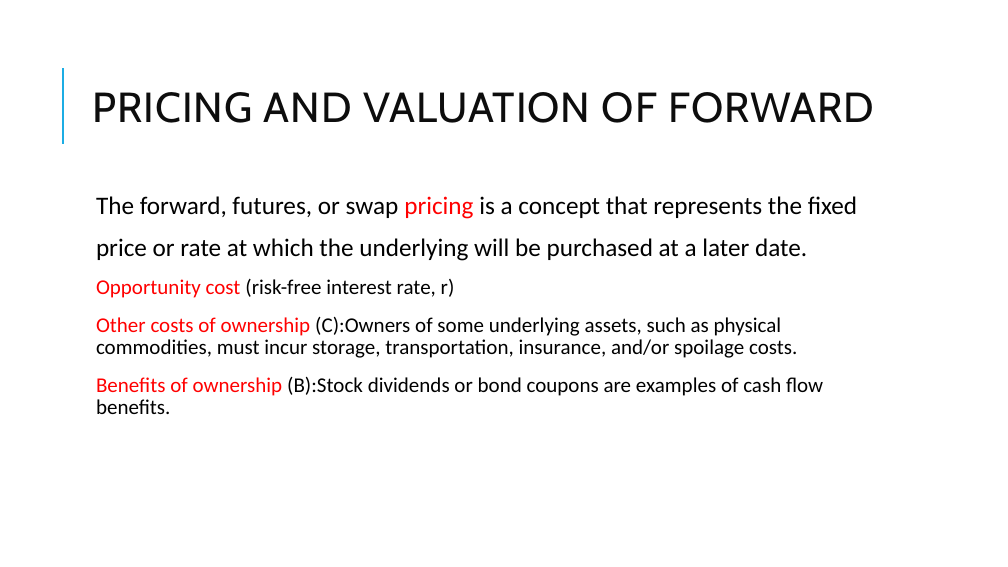
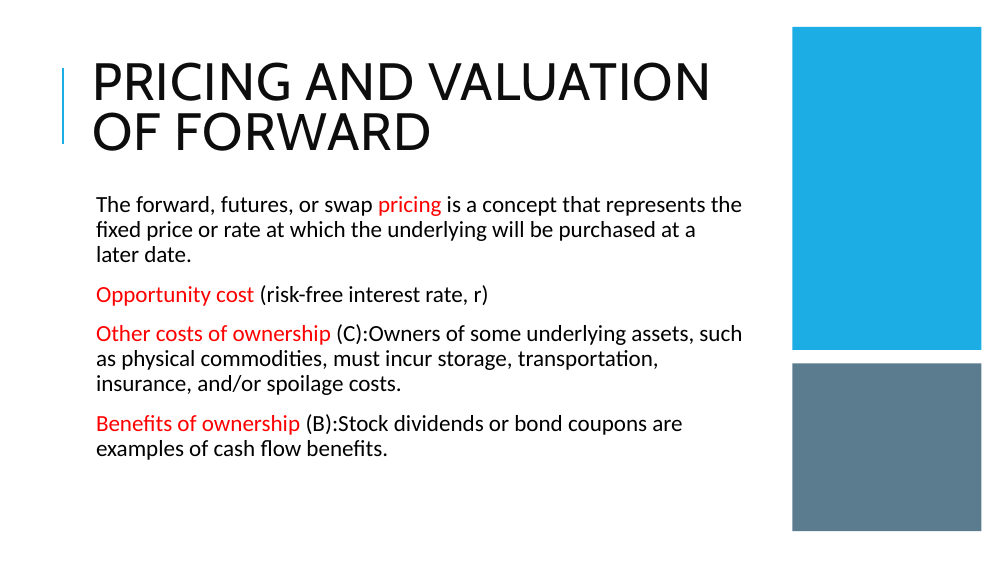
Before and after one commit to Isco0530/data, a slide deck: slide 50 of Derivatives.pptx. Drawn at 1008x567 pixels with LibreOffice and Linux fonts; fonts in the diff are those of the drawing. Boxes give left, top, right and bottom in pixels: in the first picture for what was removed or moved away, otherwise in the second. Text is boxed around its words. In the diff, an @@ line names an element or a change of style, - is before the commit and + after.

```diff
--- a/Derivatives.pptx
+++ b/Derivatives.pptx
@@ rectangle added at [792, 27, 982, 350], fill #1CADE4 @@
@@ title "PRICING AND VALUATION OF FORWARD" at [92, 62, 712, 151]: size 40 to 50 pt @@
@@ text at [96, 196, 742, 262]: text changed; size 24 to 22 pt @@
-  The forward, futures, or swap pricing is a concept that represents the fixed
-  price or rate at which the underlying will be purchased at a later date.
+  The forward, futures, or swap pricing is a concept that represents the fixed price or rate at which the underlying will be purchased at a later date.
@@ text at [96, 285, 742, 460]: size 20 to 22 pt in "Opportunity cost (risk-free interest rate, r)", "Other costs of ownership (C):Owners of some ...", "Benefits of ownership (B):Stock dividends or bond ..." @@
@@ rectangle added at [792, 364, 982, 532], fill #335B74 at 80% opacity @@
```
Also in this commit, not shown: 15 other slides changed, 1 other file.
